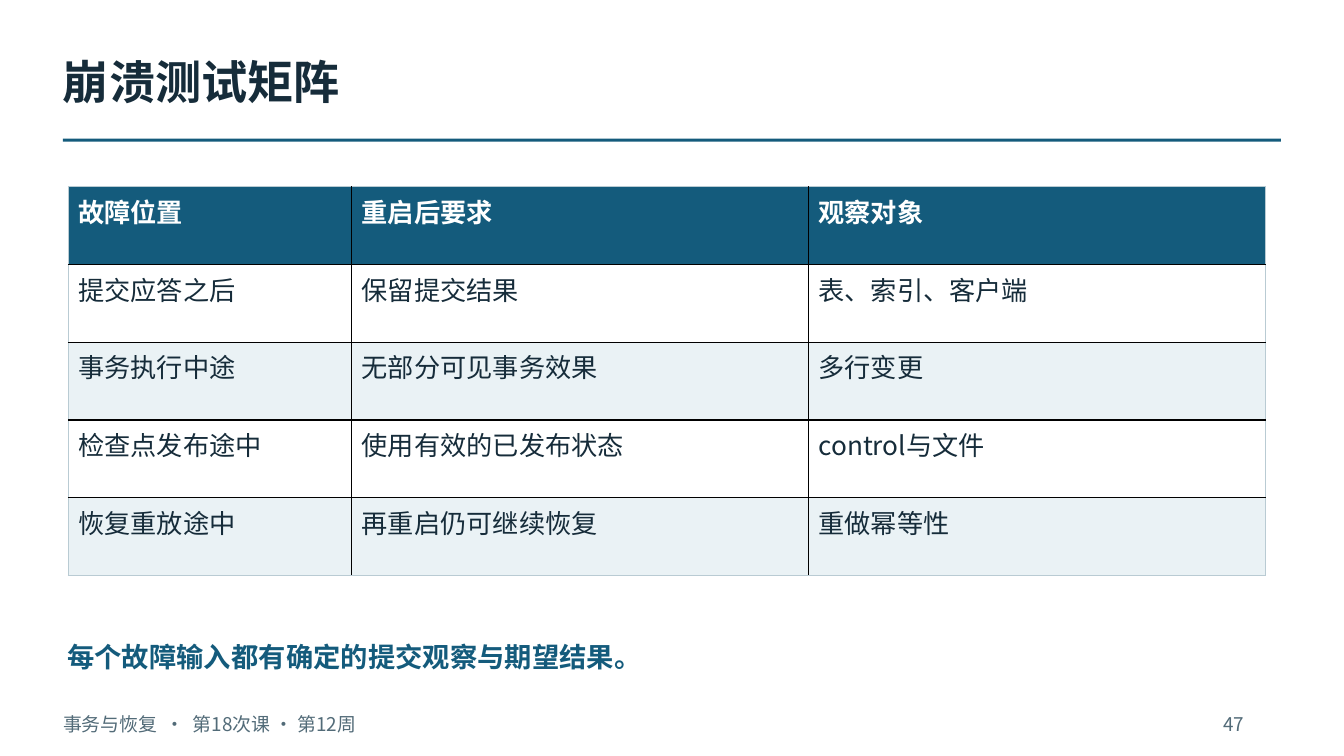
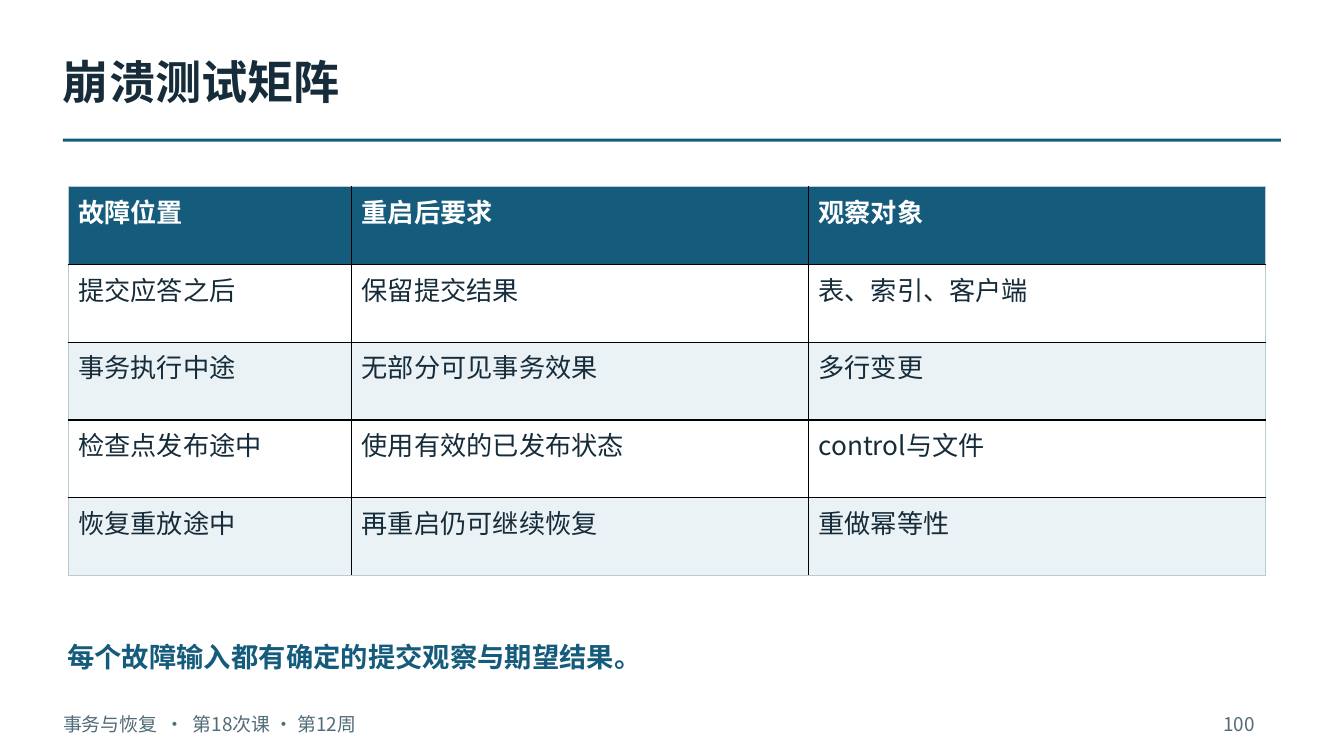
Before and after one commit to intellistream/database-kernel-course-student, a slide deck: slide 100 of 01_课件（第6版）/04_事务与恢复.pptx (slide 47 before the commit). Drawn at 1344x756 pixels with LibreOffice and Linux fonts; fonts in the diff are those of the drawing. Boxes give left, top, right and bottom in pixels: in the first picture for what was removed or moved away, otherwise in the second. Text is boxed around its words. In the diff, an @@ line names an element or a change of style, - is before the commit and + after.

```diff
--- a/01_课件（第6版）/04_事务与恢复.pptx
+++ b/01_课件（第6版）/04_事务与恢复.pptx
@@ text at bbox=[1223, 717, 1254, 731]: text changed @@
-47
+100
```
Also in this commit, not shown: 51 other slides changed, 55 slides added, 9 other files.
